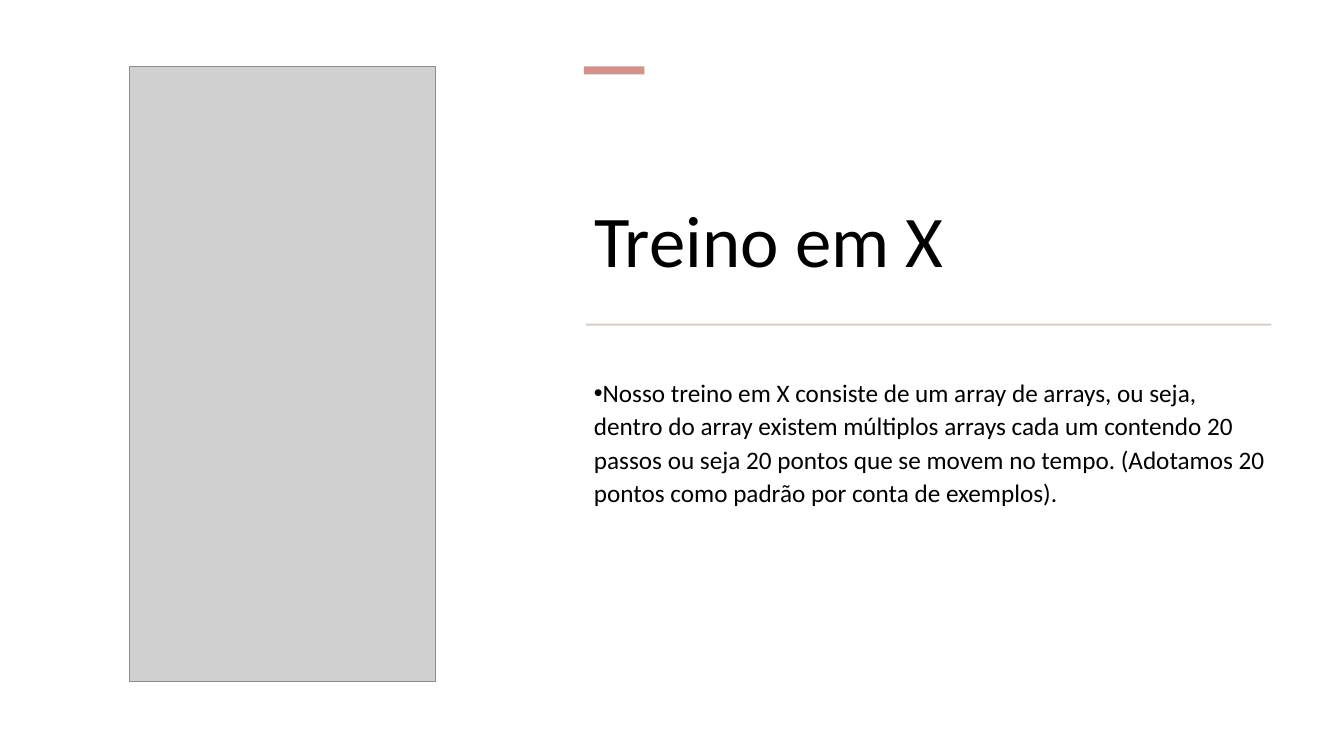
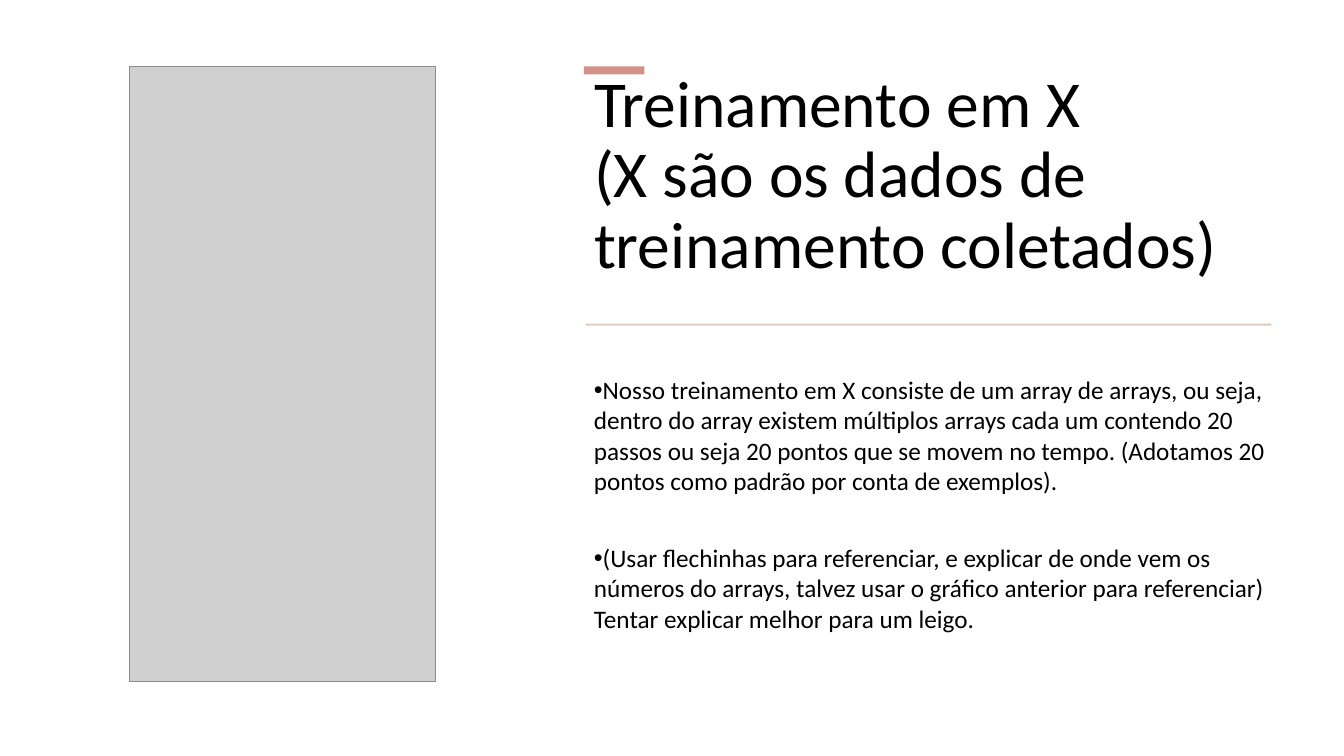
Before and after one commit to leandro-sartini/sudden_death_tcc, a slide deck: slide 7 of docs/Rede Neural Recorrente – Long Short-Term Memory.pptx (slide 6 before the commit). Drawn at 1344x756 pixels with LibreOffice and Linux fonts; fonts in the diff are those of the drawing; grey boxes stand for pictures. Boxes give left, top, right and bottom in pixels: in the first picture for what was removed or moved away, otherwise in the second. Text is boxed around its words. In the diff, an @@ line names an element or a change of style, - is before the commit and + after.

```diff
--- a/docs/Rede Neural Recorrente – Long Short-Term Memory.pptx
+++ b/docs/Rede Neural Recorrente – Long Short-Term Memory.pptx
@@ title at box(594, 73, 1216, 277): text changed; size 52 to 46.8 pt @@
-Treino em X
+Treinamento em X
+(X são os dados de treinamento coletados)
@@ text at box(594, 381, 1265, 633): text changed @@
-• Nosso treino em X consiste de um array de arrays, ou seja, dentro do array existem múltiplos arrays cada um contendo 20 passos ou seja 20 pontos que se movem no tempo. (Adotamos 20 pontos como padrão por conta de exemplos).
+• Nosso treinamento em X consiste de um array de arrays, ou seja, dentro do array existem múltiplos arrays cada um contendo 20 passos ou seja 20 pontos que se movem no tempo. (Adotamos 20 pontos como padrão por conta de exemplos).
+• (Usar flechinhas para referenciar, e explicar de onde vem os números do arrays, talvez usar o gráfico anterior para referenciar) Tentar explicar melhor para um leigo.
```
Also in this commit, not shown: 7 other slides changed, 3 slides added, 1 other file.
